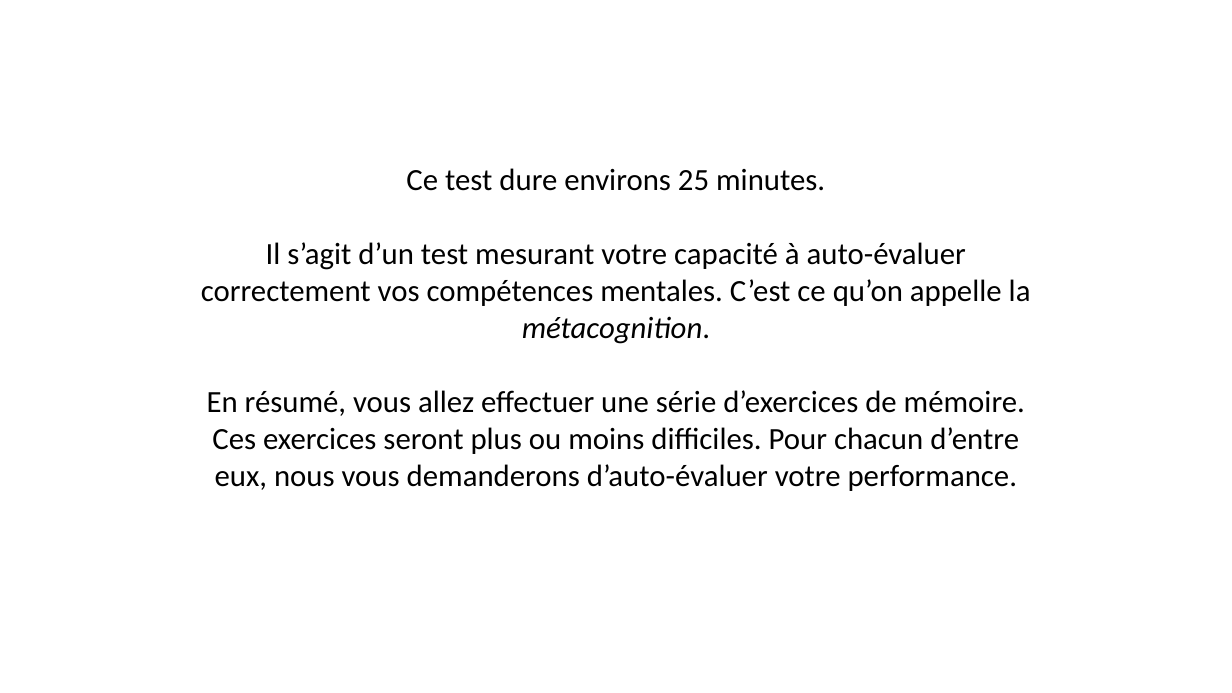
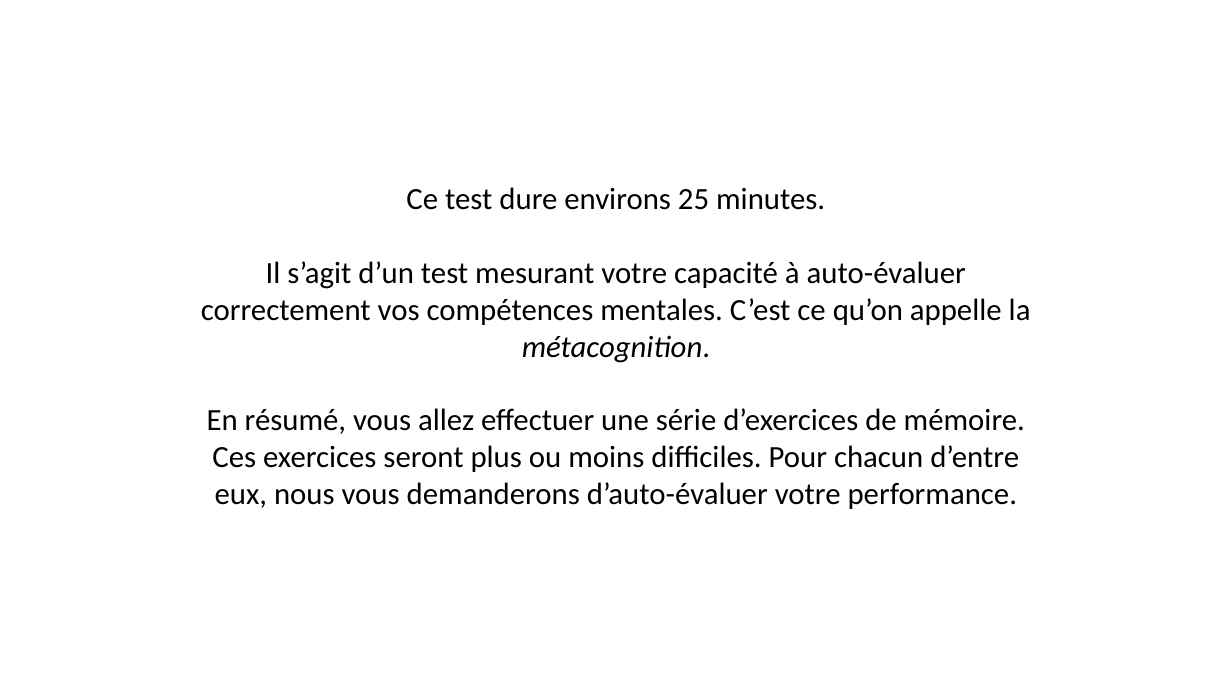
Before and after one commit to MBB-team/Online_Testing, a slide deck: slide 2 of src/SE_ELAN_offline/Stimuli/Instructions.pptx. Drawn at 1232x693 pixels with LibreOffice and Linux fonts; fonts in the diff are those of the drawing. Boxes give left, top, right and bottom in pixels: in the first picture for what was removed or moved away, otherwise in the second. Text is boxed around its words. In the diff, an @@ line names an element or a change of style, - is before the commit and + after.

```diff
--- a/src/SE_ELAN_offline/Stimuli/Instructions.pptx
+++ b/src/SE_ELAN_offline/Stimuli/Instructions.pptx
@@ text "Ce test dure environs 25 ...": place and size @@
-text "Ce test dure environs 25 ..." at (201, 168, 1031, 491)
+text "Ce test dure environs 25 ..." at (201, 187, 1031, 509)
```
Also in this commit, not shown: 1 other slide changed, 38 other files.
